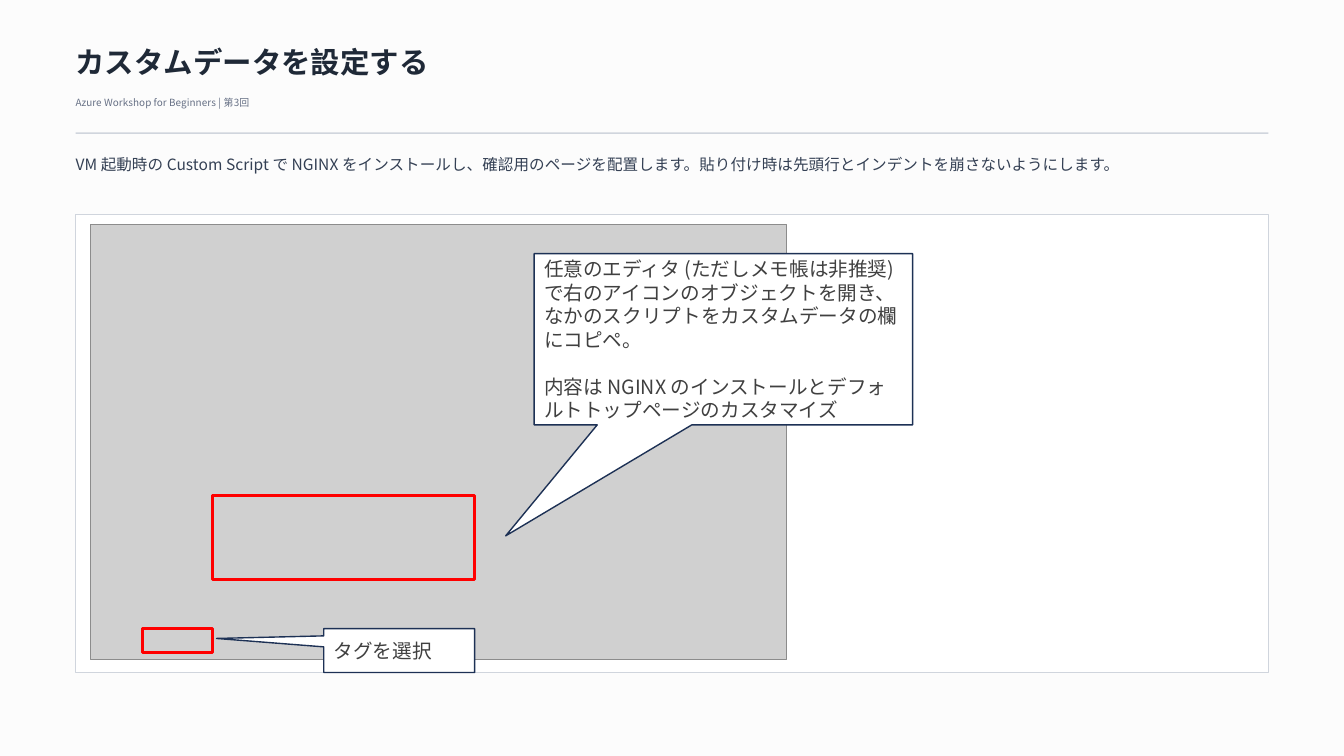
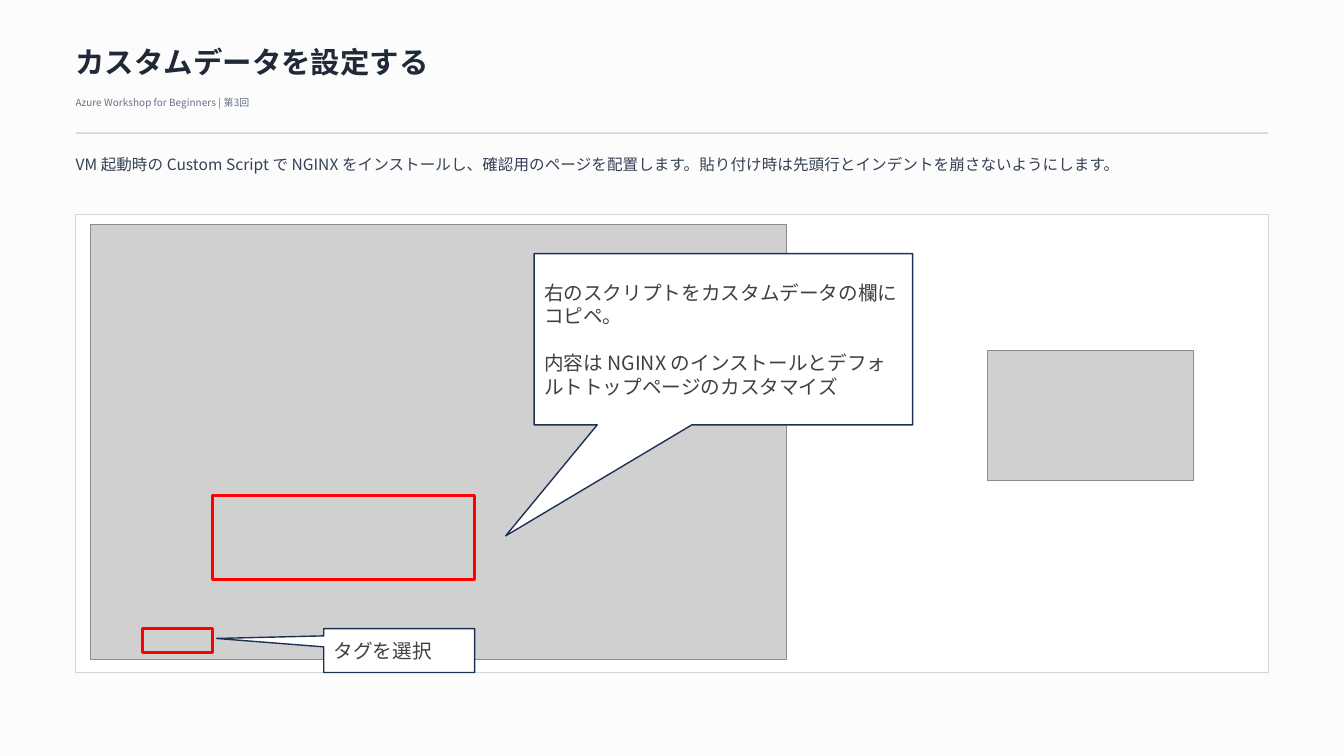
Before and after one commit to hironariy/AzureWorkshopForBeginners, a slide deck: slide 35 of materials/powerpoint-slides/lesson-03-azure-vm-web-server.pptx. Drawn at 1344x756 pixels with LibreOffice and Linux fonts; fonts in the diff are those of the drawing; grey boxes stand for pictures. Boxes give left, top, right and bottom in pixels: in the first picture for what was removed or moved away, otherwise in the second. Text is boxed around its words. In the diff, an @@ line names an element or a change of style, - is before the commit and + after.

```diff
--- a/materials/powerpoint-slides/lesson-03-azure-vm-web-server.pptx
+++ b/materials/powerpoint-slides/lesson-03-azure-vm-web-server.pptx
@@ text in speech box at (544, 283, 897, 324): text changed @@
-任意のエディタ (ただしメモ帳は非推奨) で右のアイコンのオブジェクトを開き、なかのスクリプトをカスタムデータの欄にコピペ。
+右のスクリプトをカスタムデータの欄にコピペ。
@@ picture added at (987, 351, 1194, 482) @@
```
Also in this commit, not shown: 1 other file.
